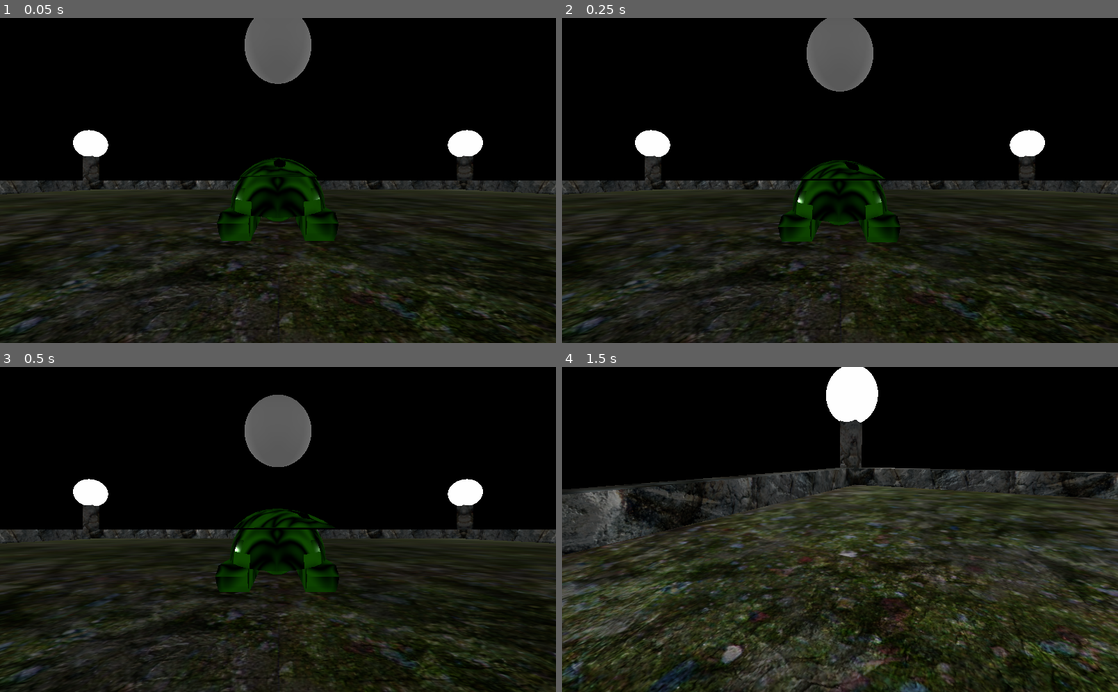
Above: before the commit, frames 1-4 (two rows, left to right).
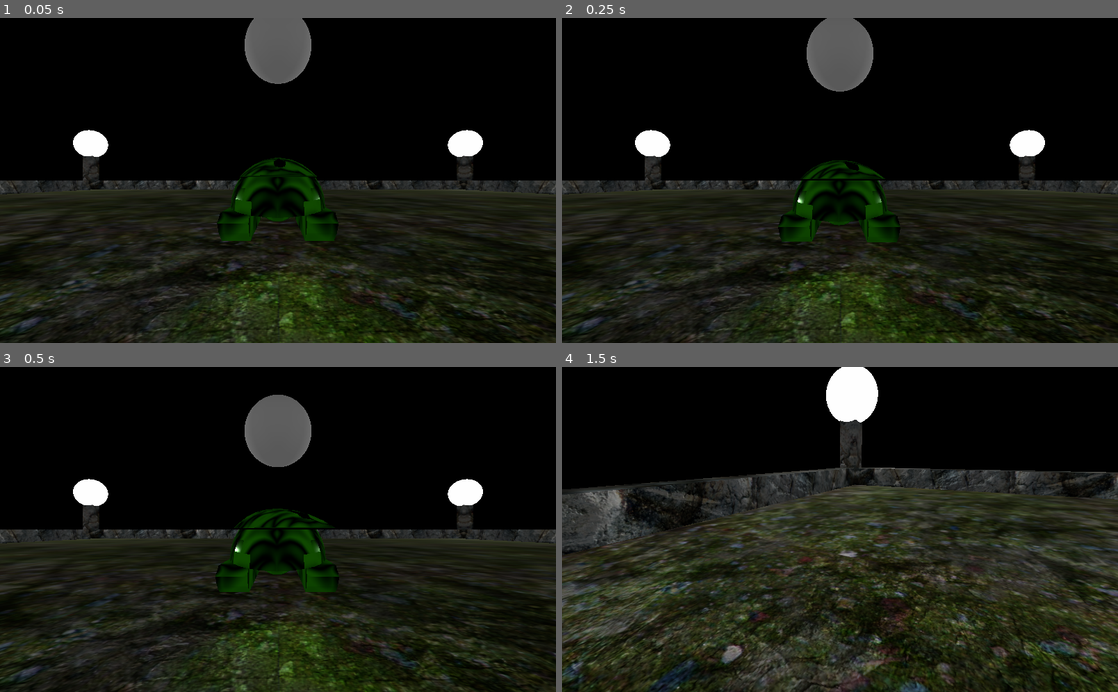
Above: after the commit, the same moments.

Repository: Skwint/Rumble
Game: Godot game, scene res://Game.tscn
Two runs of this game, one before a commit and one after it. Both use one fixed random seed, a clock stepped at 60 frames per second and the inputs below.
Inputs (mouse positions are in pixels of both pictures, inside the frame that each line leads up to):
- Up to frame 1 (0.05 s): no input
- Up to frame 2 (0.25 s): no input
- Up to frame 3 (0.5 s): no input
- Up to frame 4 (1.5 s): move the mouse to (962, 513) at 0.52 s; hold D (move_right) 0.53-1.28 s; hold Shift (faster) 0.53-1.28 s; move the mouse to (728, 545) at 1.27 s; hold S (move_backwards) from 1.28 s (still down); tap Shift (faster) at 1.35 s

The runs differ from the first frame. In frame 1, 2.2% of the frame differs, in the area x 36-74%, y 78-100%; in frame 2, 2.0%; in frame 3, 2.0%; in frame 4, nothing differs.

Commit message:
remove excessive textures from the arena

Diff:
--- a/Arenas/Materials/bare.tres
+++ b/Arenas/Materials/bare.tres
@@ -1,8 +1,7 @@
-[gd_resource type="SpatialMaterial" load_steps=4 format=2]
+[gd_resource type="SpatialMaterial" load_steps=3 format=2]
 
 [ext_resource path="res://Arenas/Materials/bare_diffuse.png" type="Texture" id=1]
-[ext_resource path="res://Arenas/Materials/bare_specular.png" type="Texture" id=2]
-[ext_resource path="res://Arenas/Materials/bare_normal.png" type="Texture" id=3]
+[ext_resource path="res://Arenas/Materials/bare_normal.png" type="Texture" id=2]
 
 [resource]
 
@@ -31,14 +30,13 @@
 albedo_texture = ExtResource( 1 )
 metallic = 0.0
 metallic_specular = 0.5
-metallic_texture = ExtResource( 2 )
 metallic_texture_channel = 0
 roughness = 0.0
 roughness_texture_channel = 0
 emission_enabled = false
 normal_enabled = true
 normal_scale = 1.0
-normal_texture = ExtResource( 3 )
+normal_texture = ExtResource( 2 )
 rim_enabled = false
 clearcoat_enabled = false
 anisotropy_enabled = false
@@ -58,4 +56,4 @@
 uv2_triplanar_sharpness = 1.0
 proximity_fade_enable = false
 distance_fade_enable = false
-_sections_unfolded = [ "Albedo", "Flags", "Metallic", "NormalMap", "UV1" ]
+_sections_unfolded = [ "UV1" ]
--- a/Arenas/Materials/mossy.tres
+++ b/Arenas/Materials/mossy.tres
@@ -1,8 +1,7 @@
-[gd_resource type="SpatialMaterial" load_steps=4 format=2]
+[gd_resource type="SpatialMaterial" load_steps=3 format=2]
 
 [ext_resource path="res://Arenas/Materials/mossy_diffuse.png" type="Texture" id=1]
-[ext_resource path="res://Arenas/Materials/mossy_specular.png" type="Texture" id=2]
-[ext_resource path="res://Arenas/Materials/mossy_normal.png" type="Texture" id=3]
+[ext_resource path="res://Arenas/Materials/mossy_normal.png" type="Texture" id=2]
 
 [resource]
 
@@ -30,15 +29,14 @@
 albedo_color = Color( 1, 1, 1, 1 )
 albedo_texture = ExtResource( 1 )
 metallic = 0.0
-metallic_specular = 0.1
-metallic_texture = ExtResource( 2 )
+metallic_specular = 0.5
 metallic_texture_channel = 0
 roughness = 0.0
 roughness_texture_channel = 0
 emission_enabled = false
 normal_enabled = true
 normal_scale = 0.3
-normal_texture = ExtResource( 3 )
+normal_texture = ExtResource( 2 )
 rim_enabled = false
 clearcoat_enabled = false
 anisotropy_enabled = false
@@ -58,4 +56,4 @@
 uv2_triplanar_sharpness = 1.0
 proximity_fade_enable = false
 distance_fade_enable = false
-_sections_unfolded = [ "Albedo", "Metallic", "NormalMap", "UV1" ]
+_sections_unfolded = [ "UV1" ]
--- a/Vehicles/Tank/Tank.tscn
+++ b/Vehicles/Tank/Tank.tscn
@@ -57,6 +57,28 @@
 disabled = false
 _sections_unfolded = [ "Transform" ]
 
+[node name="SpotLight" type="SpotLight" parent="Body" index="2"]
+transform = Transform( 1, 0, 0, 0, -0.939693, 0.34202, 0, -0.34202, -0.939693, 0, 0.2, 1.8 )
+layers = 1
+light_color = Color( 0.615686, 1, 0, 1 )
+light_energy = 1.0
+light_indirect_energy = 1.0
+light_negative = false
+light_specular = 0.5
+light_bake_mode = 1
+light_cull_mask = -1
+shadow_enabled = false
+shadow_color = Color( 0, 0, 0, 1 )
+shadow_bias = 0.15
+shadow_contact = 0.0
+shadow_reverse_cull_face = false
+editor_only = false
+spot_range = 15.0
+spot_attenuation = 1.0
+spot_angle = 30.0
+spot_angle_attenuation = 1.0
+_sections_unfolded = [ "Light", "Spot", "Transform" ]
+
 [node name="Turret" type="RigidBody" parent="." index="1"]
 input_ray_pickable = true
 input_capture_on_drag = false
Binary file removed: Arenas/Materials/bare_height.png
Not shown, removed: Arenas/Materials/bare_height.png.import
Binary file removed: Arenas/Materials/bare_specular.png
Not shown, removed: Arenas/Materials/bare_specular.png.import
Binary file removed: Arenas/Materials/mossy_height.png
Not shown, removed: Arenas/Materials/mossy_height.png.import
Binary file removed: Arenas/Materials/mossy_specular.png
Not shown, removed: Arenas/Materials/mossy_specular.png.import
